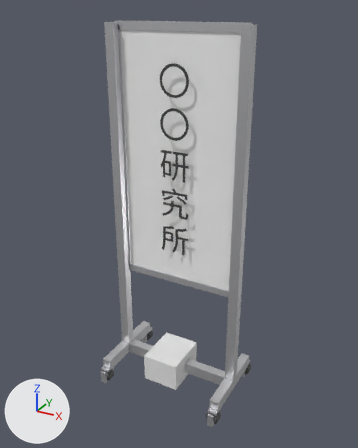
Before and after pictures for a commit that changed the glTF model Assets/_Project/Art/Models/Environment/WhiteboardPortrait.glb.
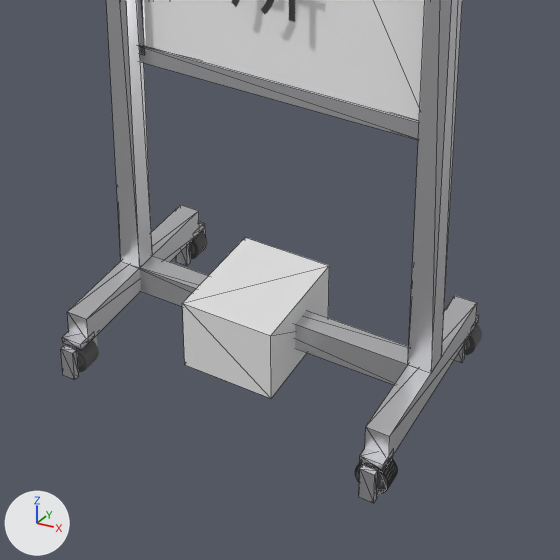
Each version is shown whole from a 50 mm lens placed at (1.833, -3.286, 3.221), pointed at (0.018, 0.015, 1.571), then close up on the part from 22% to 78% of the width and 55% to 100% of the height. The lights are fixed; the arrows at lower left show +X, +Y and +Z. The first two pictures are the older version. The close-ups show mesh edges as thin lines. Where no turn or scale is listed for an object, it has been applied to the vertices.

The first close-up shows 'BaseCenter', 'BaseLeft', 'BaseRight', 'Board', 'FrameBottom', 'MW_Cutter', 'StandLeft', 'StandRight' and 16 more.
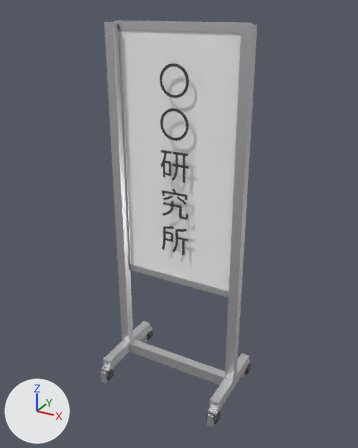
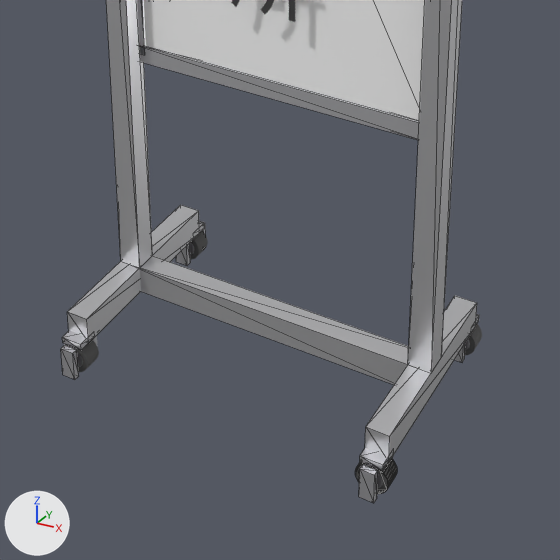
Commit message: 背景モデル 5 つに残っていた、くり抜き用の箱 MW_Cutter を取り除く

What differs and where, as boxes [x1, y1, x2, y2] in the close-ups (560 x 560 px):
'MW_Cutter', deleted
    before: [182, 238, 329, 398]

The change, as a diff of the scene's bpy script:
```diff
--- a/Assets/_Project/Art/Models/Environment/WhiteboardPortrait.glb.py
+++ b/Assets/_Project/Art/Models/Environment/WhiteboardPortrait.glb.py
@@ ob_mw_cutter @@
-ob_mw_cutter = bpy.data.objects.new('MW_Cutter', me_cube_035)
-ob_mw_cutter.location = (0.0, 0.0, 0.0)
```
